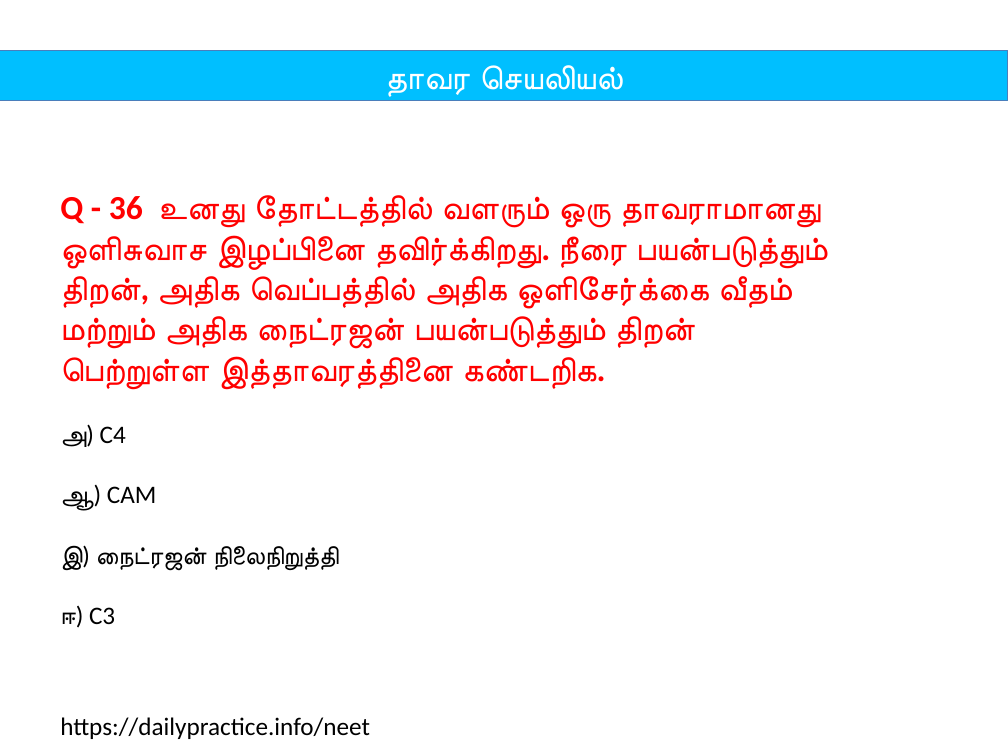
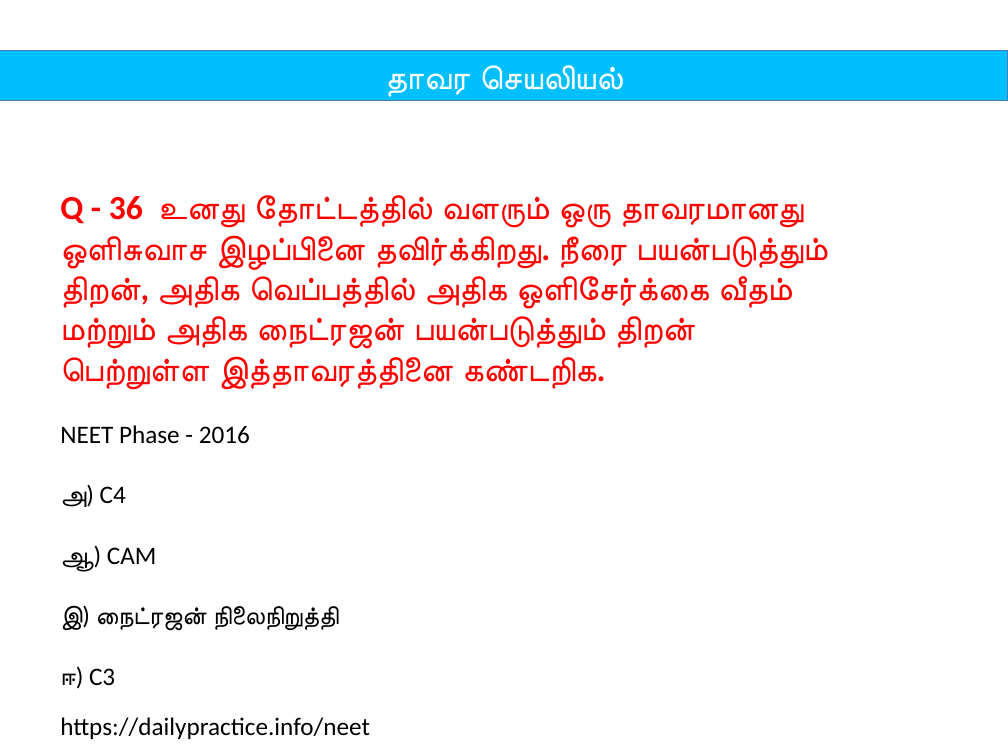
Before and after one commit to tvmani/tvmani.github.io, a slide deck: slide 72 of tamil_biology/unit_05_plant_physiology.pptx. Drawn at 1008x756 pixels with LibreOffice and Linux fonts; fonts in the diff are those of the drawing. Boxes give left, top, right and bottom in pixels: in the first picture for what was removed or moved away, otherwise in the second. Text is boxed around its words. In the diff, an @@ line names an element or a change of style, - is before the commit and + after.

```diff
--- a/tamil_biology/unit_05_plant_physiology.pptx
+++ b/tamil_biology/unit_05_plant_physiology.pptx
@@ text at (60, 195, 824, 444): text changed @@
-Q - 36 உனது தோட்டத்தில் வளரும் ஒரு தாவராமானது ஒளிசுவாச இழப்பினை தவிர்க்கிறது. நீரை பயன்படுத்தும் திறன், அதிக வெப்பத்தில் அதிக ஒளிசேர்க்கை வீதம் மற்றும் அதிக நைட்ரஜன் பயன்படுத்தும் திறன் பெற்றுள்ள இத்தாவரத்தினை கண்டறிக.
+Q - 36 உனது தோட்டத்தில் வளரும் ஒரு தாவரமானது ஒளிசுவாச இழப்பினை தவிர்க்கிறது. நீரை பயன்படுத்தும் திறன், அதிக வெப்பத்தில் அதிக ஒளிசேர்க்கை வீதம் மற்றும் அதிக நைட்ரஜன் பயன்படுத்தும் திறன் பெற்றுள்ள இத்தாவரத்தினை கண்டறிக.
+NEET Phase - 2016
```
Also in this commit, not shown: 123 other slides changed, 2 slides added, 7 other files.
